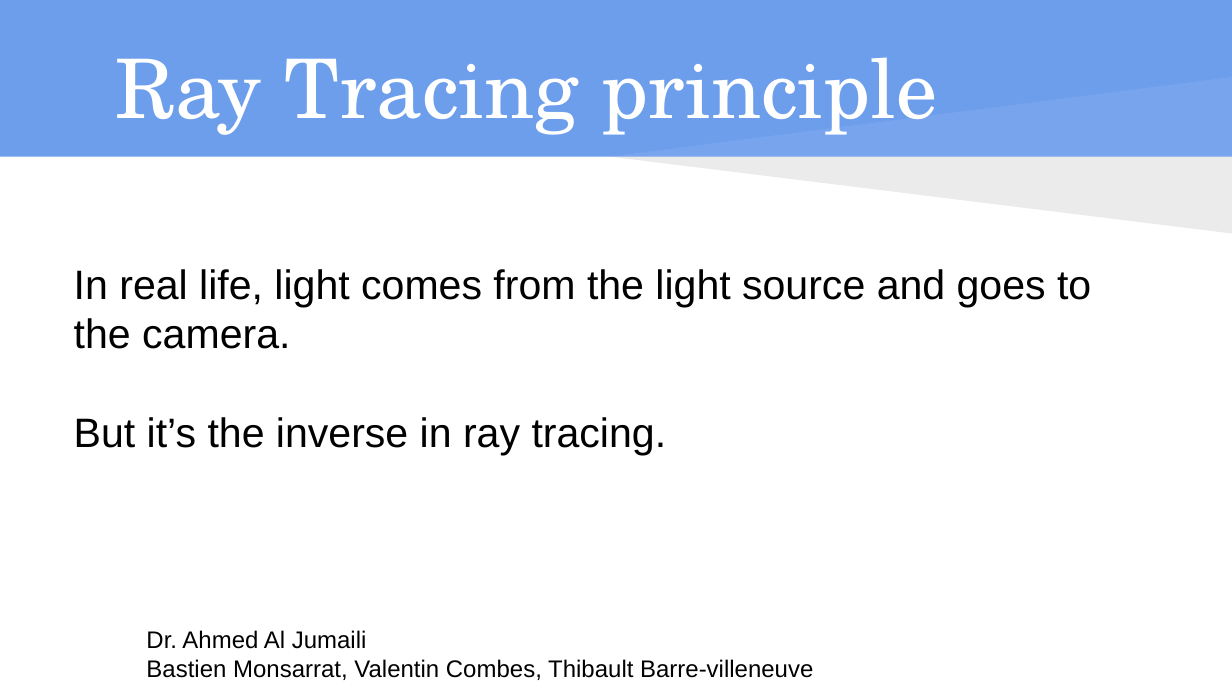
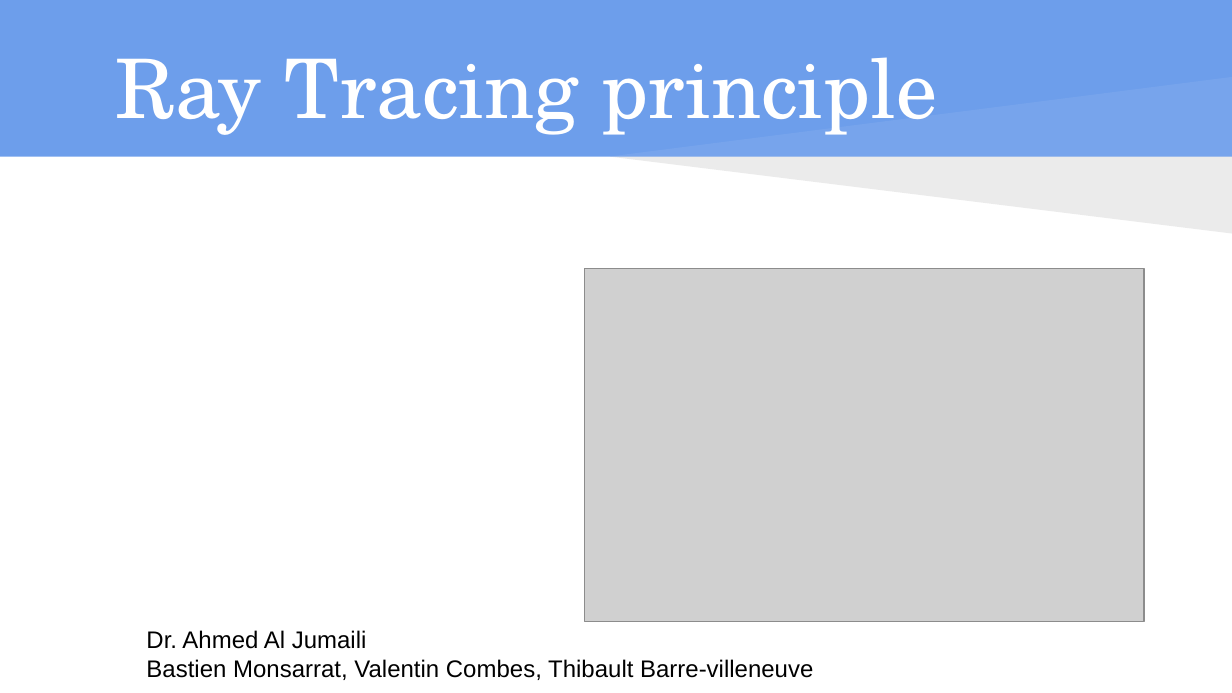
Before and after one commit to isundil/drt, a slide deck: slide 12 of Presentation DS - drt.pptx (slide 8 before the commit). Drawn at 1232x693 pixels with LibreOffice and Linux fonts; fonts in the diff are those of the drawing; grey boxes stand for pictures. Boxes give left, top, right and bottom in pixels: in the first picture for what was removed or moved away, otherwise in the second. Text is boxed around its words. In the diff, an @@ line names an element or a change of style, - is before the commit and + after.

```diff
--- a/Presentation DS - drt.pptx
+++ b/Presentation DS - drt.pptx
@@ text removed at [74, 269, 1091, 455] @@
-In real life, light comes from the light source and goes to the camera.
-But it’s the inverse in ray tracing.
@@ picture added at [585, 269, 1145, 621] @@
```
Also in this commit, not shown: 7 other slides changed, 9 slides added, 4 slides removed.
